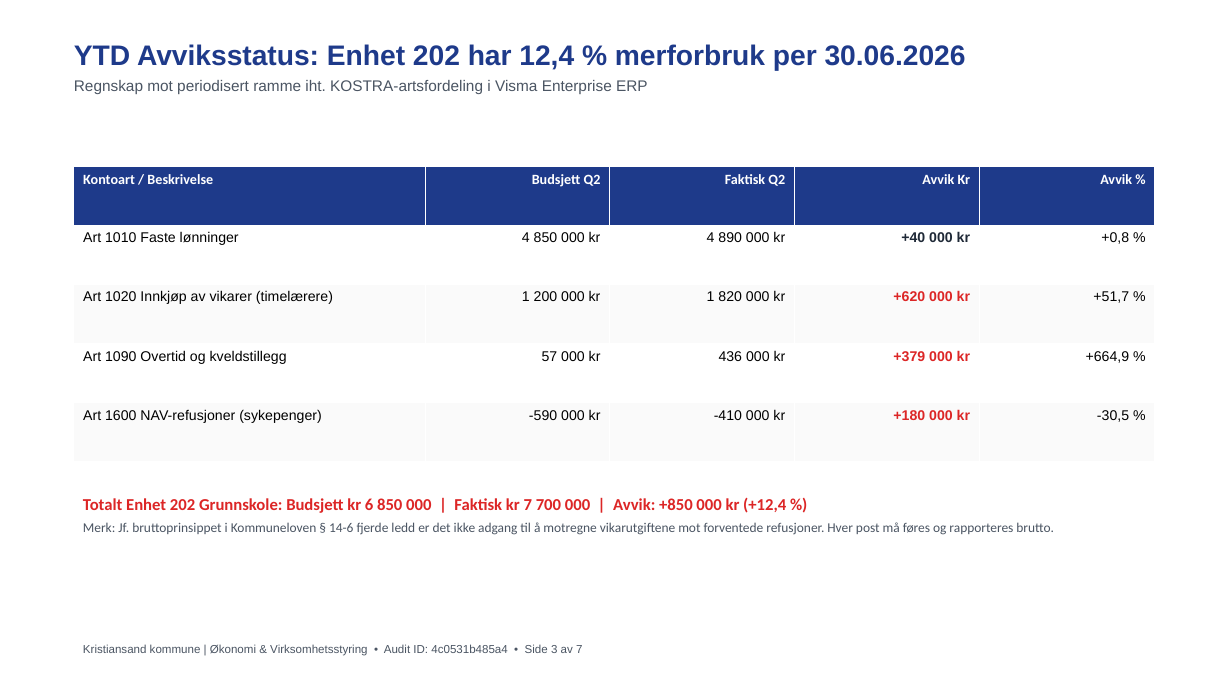
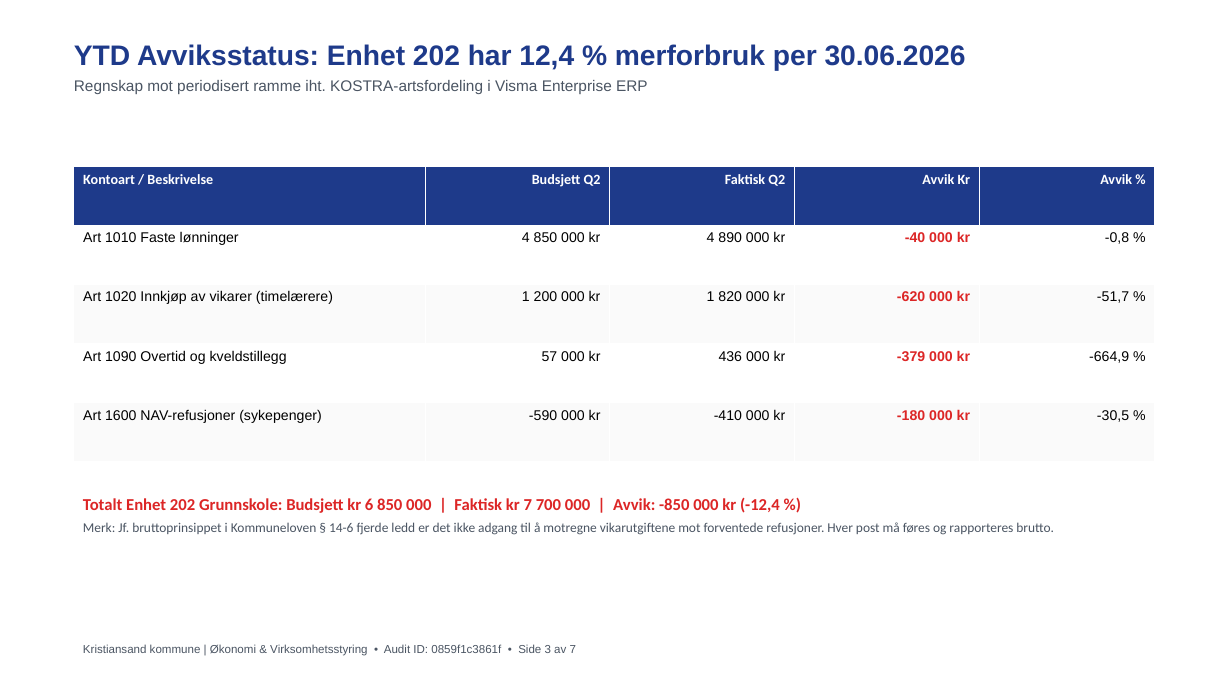
Before and after one commit to Frank-Ellingsen/AI_KOM, a slide deck: slide 3 of powerpoint/Presentasjon_Bystyret_Tertialrapport_2026.pptx. Drawn at 1232x693 pixels with LibreOffice and Linux fonts; fonts in the diff are those of the drawing. Boxes give left, top, right and bottom in pixels: in the first picture for what was removed or moved away, otherwise in the second. Text is boxed around its words. In the diff, an @@ line names an element or a change of style, - is before the commit and + after.

```diff
--- a/powerpoint/Presentasjon_Bystyret_Tertialrapport_2026.pptx
+++ b/powerpoint/Presentasjon_Bystyret_Tertialrapport_2026.pptx
@@ table at [74,166,1155,462] @@
-row 2, column 4: +40 000 kr
+row 2, column 4: -40 000 kr
-row 2, column 5: +0,8 %
+row 2, column 5: -0,8 %
-row 3, column 4: +620 000 kr
+row 3, column 4: -620 000 kr
-row 3, column 5: +51,7 %
+row 3, column 5: -51,7 %
-row 4, column 4: +379 000 kr
+row 4, column 4: -379 000 kr
-row 4, column 5: +664,9 %
+row 4, column 5: -664,9 %
-row 5, column 4: +180 000 kr
+row 5, column 4: -180 000 kr
@@ text at [83,498,780,513]: text changed @@
-Totalt Enhet 202 Grunnskole: Budsjett kr 6 850 000 | Faktisk kr 7 700 000 | Avvik: +850 000 kr (+12,4 %)
+Totalt Enhet 202 Grunnskole: Budsjett kr 6 850 000 | Faktisk kr 7 700 000 | Avvik: -850 000 kr (-12,4 %)
@@ text at [83,644,576,656]: text changed @@
-Kristiansand kommune | Økonomi & Virksomhetsstyring • Audit ID: 4c0531b485a4 • Side 3 av 7
+Kristiansand kommune | Økonomi & Virksomhetsstyring • Audit ID: 0859f1c3861f • Side 3 av 7
```
Also in this commit, not shown: 6 other slides changed, 12 other files.
